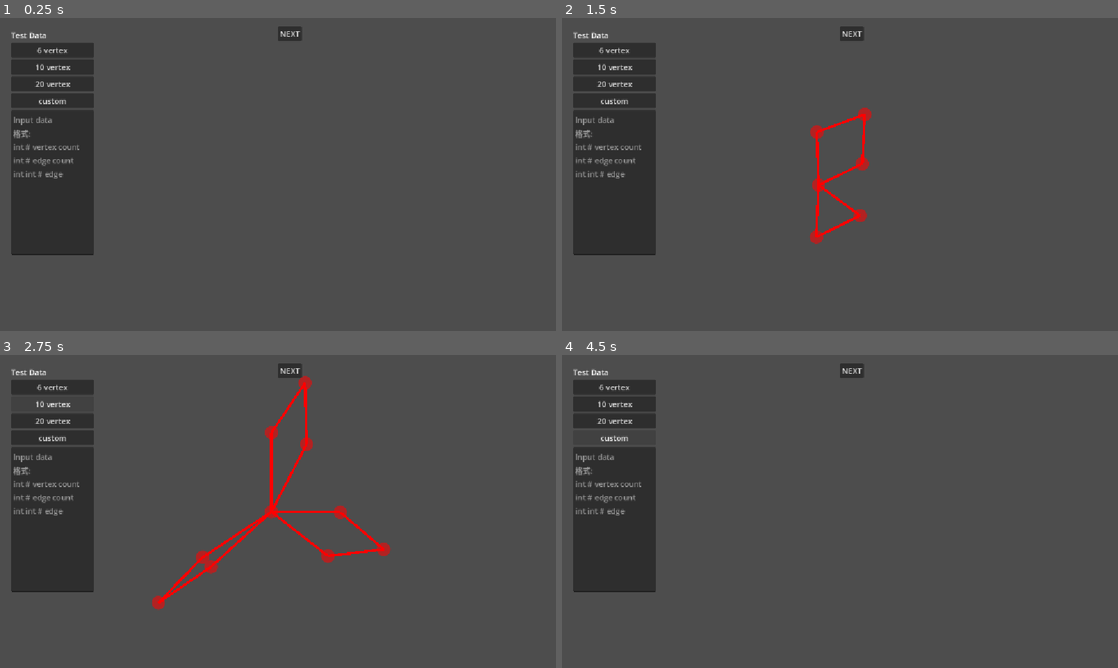
Above: before the commit, frames 1-4 (two rows, left to right).
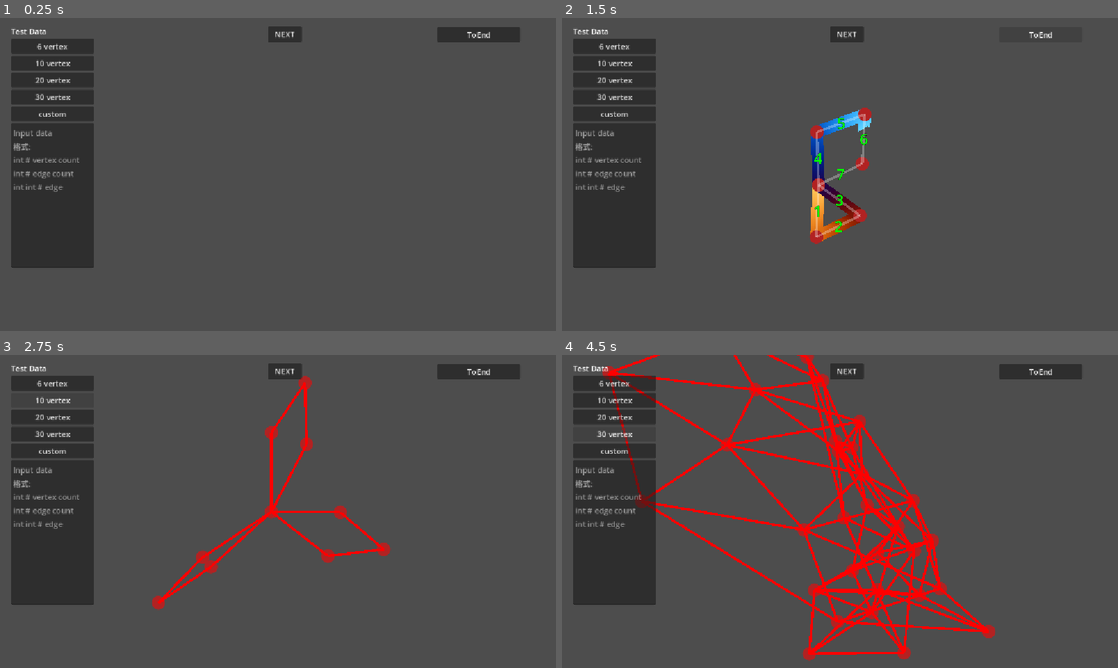
Above: after the commit, the same moments.

Repository: DennisFan11/hierholzer-sim
Game: Godot game, scene res://Main/Main.tscn
Same seed, same stepped clock (60 frames per second), same inputs: the game is played once before the commit and once after it. The engine's default icon, where the game draws it, is replaced by a stand-in: a white triangle on a blue panel in a dark square.
Inputs (mouse positions are in pixels of both pictures, inside the frame that each line leads up to):
- Up to frame 1 (0.25 s): no input
- Up to frame 2 (1.5 s): click "6 vertex" at 0.5 s; click (1040, 33) at 1.25 s, where only the run after the commit has a clickable "ToEnd"
- Up to frame 3 (2.75 s): click "10 vertex" at 2 s
- Up to frame 4 (4.5 s): click "20 vertex" at 2.75 s; click "custom" at 3.5 s; click (612, 433) at 4.25 s, where only the run after the commit has a clickable "30 vertex"

The runs differ from the first frame. In frame 1, 3.1% of the frame differs, in the area x 2-94%, y 2-80%; in frame 2, 4.2%; in frame 3, 3.1%; in frame 4, 12%, in the area x 2-94%, y 0-98%.

Commit message:
update ui

Diff:
--- a/Main/EdgeUI/edge_ui.gd
+++ b/Main/EdgeUI/edge_ui.gd
@@ -23,4 +23,4 @@
 
 	## 已回收
 	if edge.data.get("SEQ", -1) != -1:
-		%Line2D.modulate = Color.AQUA
+		%Line2D.modulate = Color(1.0, 1.0, 1.0, 0.3)
--- a/Main/Main.tscn
+++ b/Main/Main.tscn
@@ -2,6 +2,7 @@
 
 [ext_resource type="Script" uid="uid://br7ev5dfqshnn" path="res://Main/main.gd" id="1_83ytx"]
 [ext_resource type="Script" uid="uid://bumhy3mrmss24" path="res://Entity/ForceGraph/force_graph.gd" id="1_lxy7q"]
+[ext_resource type="PackedScene" uid="uid://c15y7h05fph03" path="res://Main/Path.tscn" id="3_amygn"]
 
 [node name="Main" type="Node2D" unique_id=2109162126]
 script = ExtResource("1_83ytx")
@@ -19,11 +20,19 @@
 [node name="Next" type="Button" parent="CanvasLayer/Control" unique_id=564687129]
 unique_name_in_owner = true
 layout_mode = 0
-offset_left = 576.0
+offset_left = 555.0
 offset_top = 17.0
 offset_right = 625.0
-offset_bottom = 48.0
+offset_bottom = 50.0
 text = "NEXT"
+
+[node name="TO_END" type="Button" parent="CanvasLayer/Control" unique_id=995974382]
+layout_mode = 0
+offset_left = 906.0
+offset_top = 19.0
+offset_right = 1078.0
+offset_bottom = 50.0
+text = "ToEnd"
 
 [node name="VBoxContainer" type="VBoxContainer" parent="CanvasLayer/Control" unique_id=1558421738]
 layout_mode = 1
@@ -54,6 +63,10 @@
 layout_mode = 2
 text = "20 vertex"
 
+[node name="case30" type="Button" parent="CanvasLayer/Control/VBoxContainer" unique_id=1933869343]
+layout_mode = 2
+text = "30 vertex"
+
 [node name="custom" type="Button" parent="CanvasLayer/Control/VBoxContainer" unique_id=1279396355]
 layout_mode = 2
 text = "custom"
@@ -76,8 +89,15 @@
 [node name="Camera2D" type="Camera2D" parent="." unique_id=325616736]
 zoom = Vector2(0.51, 0.51)
 
+[node name="Container" type="Node2D" parent="." unique_id=1926631024]
+
+[node name="Path" parent="." unique_id=1702202056 instance=ExtResource("3_amygn")]
+unique_name_in_owner = true
+
 [connection signal="pressed" from="CanvasLayer/Control/Next" to="." method="_on_next_pressed"]
+[connection signal="pressed" from="CanvasLayer/Control/TO_END" to="." method="_on_to_end_pressed"]
 [connection signal="pressed" from="CanvasLayer/Control/VBoxContainer/case6" to="." method="_on_case_6_pressed"]
 [connection signal="pressed" from="CanvasLayer/Control/VBoxContainer/case10" to="." method="_on_case_10_pressed"]
 [connection signal="pressed" from="CanvasLayer/Control/VBoxContainer/case20" to="." method="_on_case_20_pressed"]
+[connection signal="pressed" from="CanvasLayer/Control/VBoxContainer/case30" to="." method="_on_case_30_pressed"]
 [connection signal="pressed" from="CanvasLayer/Control/VBoxContainer/custom" to="." method="_on_custom_pressed"]
--- /dev/null
+++ b/Main/Path.gdshader
@@ -0,0 +1,35 @@
+shader_type canvas_item;
+
+// 餘弦調色盤演算法：能產生比普通 mix() 漂亮無數倍的過渡色
+// 這裡預設調配了一組帶有賽博龐克感 (紫、藍、青) 的鮮豔漸變
+vec3 get_vibrant_color(float t) {
+    vec3 a = vec3(0.5, 0.5, 0.5);
+    vec3 b = vec3(0.5, 0.5, 0.5);
+    vec3 c = vec3(1.0, 1.0, 1.0);
+    vec3 d = vec3(0.263, 0.416, 0.557);
+    // 利用 cos 函數繪製出完美的色彩曲線
+    return a + b * cos(6.28318 * (c * t + d));
+}
+
+void fragment() {
+    float fill_level = UV.x;
+
+    // 1. 使用 TIME 控制進度
+    // fract() 會擷取小數部分，所以 (TIME * 0.5) 會不斷地從 0.0 跑到 1.0 然後歸零
+    // 數字 0.5 控制填充速度，數字越大跑越快
+    float progress = fract(TIME * 0.5);
+
+    // 2. 產生高級漸變色
+    // 除了根據水平位置 (fill_level) 給色，我還加上了 "- TIME * 0.2"
+    // 這會讓整個漸變色像「流光」一樣自動往右流動，動態感更強
+    vec3 beautiful_color = get_vibrant_color(fill_level - TIME * 0.2);
+
+    // 3. 判斷是否超過進度 (超過則透明)
+    float alpha_mask = step(fill_level, progress);
+
+    // 讀取原本圖片資訊
+    vec4 tex_color = texture(TEXTURE, UV);
+
+    // 4. 輸出最終顏色
+    COLOR = vec4(beautiful_color, alpha_mask * tex_color.a);
+}
--- /dev/null
+++ b/Main/Path.tscn
@@ -0,0 +1,21 @@
+[gd_scene format=3 uid="uid://c15y7h05fph03"]
+
+[ext_resource type="Script" uid="uid://cltbdegs6ra7w" path="res://Main/path.gd" id="1_0upsu"]
+[ext_resource type="Shader" uid="uid://bu1do8v1vnrc8" path="res://Main/Path.gdshader" id="1_pxkv2"]
+
+[sub_resource type="ShaderMaterial" id="ShaderMaterial_3v26h"]
+shader = ExtResource("1_pxkv2")
+
+[sub_resource type="Gradient" id="Gradient_pxkv2"]
+
+[node name="Path" type="Line2D" unique_id=1702202056]
+material = SubResource("ShaderMaterial_3v26h")
+points = PackedVector2Array(20, 18, 413, -45)
+width = 50.0
+default_color = Color(0.9999996, 0.1321091, 0.85667944, 1)
+gradient = SubResource("Gradient_pxkv2")
+texture_mode = 2
+joint_mode = 2
+begin_cap_mode = 2
+end_cap_mode = 2
+script = ExtResource("1_0upsu")
--- a/Main/main.gd
+++ b/Main/main.gd
@@ -12,6 +12,8 @@
 
 ## 清理 連線
 func new_graph():
+	await get_tree().process_frame
+
 	if is_instance_valid(_graph):
 		_graph.clear()
 
@@ -49,22 +51,31 @@
 var starting: bool = false
 signal next
 
-func step():
+var to_end: bool = false
+
+func step(to_end: bool=false):
+	self.to_end = to_end
+
 	if not starting:
 		starting = true
 		sql = 0
-		dfs(_graph.get_vertex_list().pick_random(), null)
-	next.emit()
+		var arr: Array[Vertex] = []
+		%Path.vertex_path = arr
+		await dfs(_graph.get_vertex_list().pick_random(), null)
+		to_end = false
+	else:
+		next.emit()
 
 
 
 func dfs(current: Vertex, in_edge: Edge ):
+	if not is_instance_valid(current): return
 	current.data["current"] = "WALK"
 
 	if in_edge: in_edge.data["walked"] = true
 	for edge in current.get_edge_list():
 		if not edge.data.get("walked", false):
-			await next
+			if not to_end: await next
 			if not is_instance_valid(current): return
 
 			current.data["current"] = "IDLE"
@@ -78,7 +89,8 @@
 		in_edge.another(current).data["current"] = "BACK"
 		sql+=1
 		in_edge.data["SEQ"] = sql
-	await next
+	%Path.vertex_path.append(current)
+	if not to_end: await next
 	if not is_instance_valid(current): return
 
 	if in_edge:
@@ -134,12 +146,13 @@
 
 func _on_next_pressed() -> void:
 	step()
-
+func _on_to_end_pressed() -> void:
+	step(true)
 
 
 
 func _on_case_20_pressed() -> void:
-	new_graph()
+	await new_graph()
 	_graph.parse_graph(
 "20
 30
@@ -176,7 +189,7 @@
 
 
 func _on_case_6_pressed() -> void:
-	new_graph()
+	await new_graph()
 	_graph.parse_graph(
 "6
 7
@@ -191,12 +204,12 @@
 
 
 func _on_custom_pressed() -> void:
-	new_graph()
+	await new_graph()
 	_graph.parse_graph(%LineEdit.text)
 
 
 func _on_case_10_pressed() -> void:
-	new_graph()
+	await new_graph()
 	_graph.parse_graph("10
 12
 0 1
@@ -211,3 +224,89 @@
 7 8
 8 9
 9 0")
+
+
+func _on_case_30_pressed() -> void:
+	await new_graph()
+	_graph.parse_graph("30
+80
+0 1
+1 2
+2 3
+3 4
+4 5
+5 6
+6 7
+7 8
+8 9
+9 0
+10 11
+11 12
+12 13
+13 14
+14 15
+15 16
+16 17
+17 18
+18 19
+19 10
+20 21
+21 22
+22 23
+23 24
+24 25
+25 26
+26 27
+27 28
+28 29
+29 20
+0 10
+0 11
+1 11
+1 12
+2 12
+2 13
+3 13
+3 14
+4 14
+4 15
+5 15
+5 16
+6 16
+6 17
+7 17
+7 18
+8 18
+8 19
+9 19
+9 10
+10 20
+10 21
+11 21
+11 22
+12 22
+12 23
+13 23
+13 24
+14 24
+14 25
+15 25
+15 26
+16 26
+16 27
+17 27
+17 28
+18 28
+18 29
+19 29
+19 20
+20 22
+21 23
+22 24
+23 25
+24 26
+25 27
+26 28
+27 29
+28 20
+29 21")
--- /dev/null
+++ b/Main/path.gd
@@ -0,0 +1,14 @@
+extends Line2D
+
+
+var vertex_path: Array[Vertex] = []
+
+
+
+func _process(delta: float) -> void:
+	var point_arr = []
+	for i in vertex_path:
+		if is_instance_valid(i):
+			if i.data.has("position"):
+				point_arr.append(i.data["position"])
+	points = point_arr
Not shown, added: Main/Path.gdshader.uid
Not shown, added: Main/path.gd.uid
Not shown, changed: export_presets.cfg
